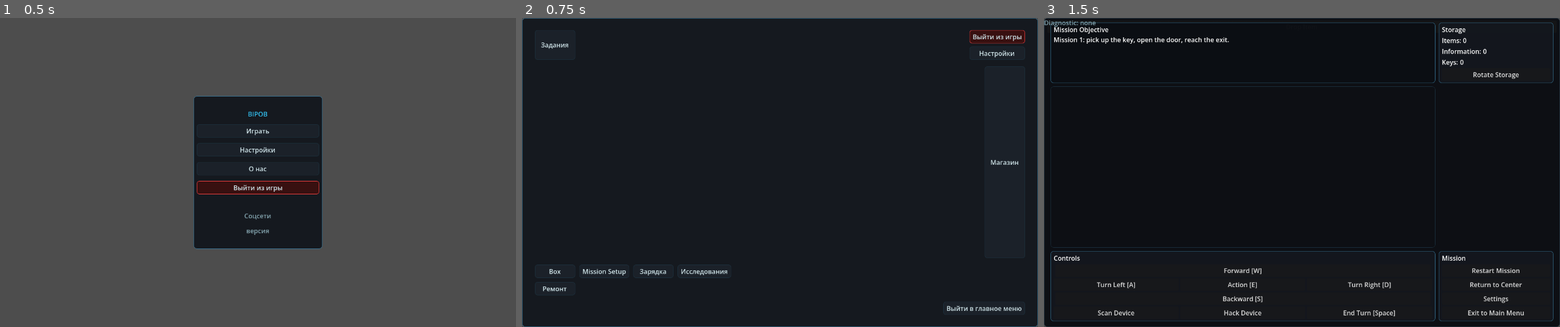
Above: before the commit, frames 1-3 (left to right).
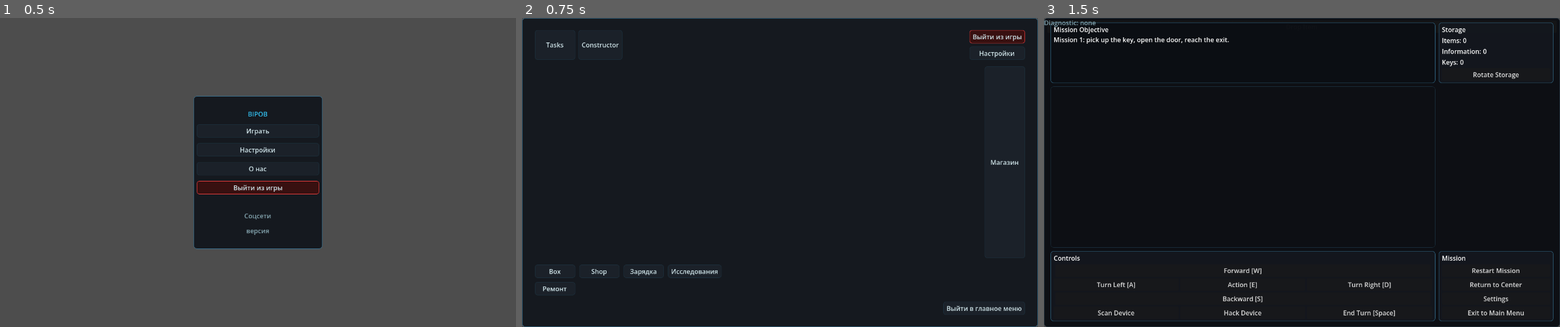
Above: after the commit, the same moments.

Repository: JUSTConnect/bibop
Game: Godot game, scene res://scenes/main.tscn
Two runs of this game, one before a commit and one after it. Both use one fixed random seed, a clock stepped at 60 frames per second and the inputs below.
Inputs:
- Up to frame 1 (0.5 s): no input
- Up to frame 2 (0.75 s): click "Играть" at 0.5 s
- Up to frame 3 (1.5 s): click "Задания" (after the commit: "Tasks") at 1.25 s

Frame 1 is identical in both runs. In frame 2, 0.4% of the frame differs, in the area x 3-41%, y 7-85%; in frame 3, nothing differs.

Commit message:
Separate mission constructor screen from box flow

Diff:
--- a/scripts/ui/game_ui.gd
+++ b/scripts/ui/game_ui.gd
@@ -112,6 +112,7 @@
 	CENTER,
 	GAMEPLAY,
 	BOX_CONSTRUCTOR,
+	MISSION_CONSTRUCTOR,
 	SETTINGS_PLACEHOLDER,
 	ABOUT_PLACEHOLDER,
 	SHOP_PLACEHOLDER,
@@ -125,6 +126,7 @@
 
 var main_menu_root: Control
 var center_menu_root: Control
+var mission_constructor_root: Control
 var placeholder_menu_root: Control
 var placeholder_title_label: Label
 var placeholder_body_label: Label
@@ -3465,12 +3467,15 @@
 func _create_app_menu_roots() -> void:
 	main_menu_root = _build_fullscreen_root("MainMenuRoot")
 	center_menu_root = _build_fullscreen_root("CenterMenuRoot")
+	mission_constructor_root = _build_fullscreen_root("MissionConstructorRoot")
 	placeholder_menu_root = _build_fullscreen_root("PlaceholderMenuRoot")
 	add_child(main_menu_root)
 	add_child(center_menu_root)
+	add_child(mission_constructor_root)
 	add_child(placeholder_menu_root)
 	_build_main_menu_layout()
 	_build_center_menu_layout()
+	_build_mission_constructor_screen()
 	_build_placeholder_layout()
 
 func _build_fullscreen_root(node_name: String) -> Control:
@@ -3490,6 +3495,8 @@
 		center_menu_root.visible = false
 	if placeholder_menu_root != null:
 		placeholder_menu_root.visible = false
+	if mission_constructor_root != null:
+		mission_constructor_root.visible = false
 	if box_screen != null:
 		box_screen.visible = false
 
@@ -3560,6 +3567,15 @@
 	_set_gameplay_visible(false)
 	show_box_screen()
 	set_box_menu_mode_external()
+
+func show_mission_constructor_screen() -> void:
+	app_screen_mode = AppScreenMode.MISSION_CONSTRUCTOR
+	box_opened_from_center = false
+	_hide_all_app_screens()
+	_set_gameplay_visible(false)
+	_build_mission_constructor_screen()
+	if mission_constructor_root != null:
+		mission_constructor_root.visible = true
 
 func charge_bipob_from_center() -> void:
 	if bipob == null:
@@ -4922,7 +4938,8 @@
 	var top_row := HBoxContainer.new()
 	top_row.add_theme_constant_override("separation", 8)
 	root.add_child(top_row)
-	top_row.add_child(_create_menu_button("Задания", Callable(self, "_on_center_tasks_pressed"), Vector2(170, 36)))
+	top_row.add_child(_create_menu_button("Tasks", Callable(self, "_on_center_tasks_pressed"), Vector2(170, 36)))
+	top_row.add_child(_create_menu_button("Constructor", Callable(self, "_on_center_constructor_pressed"), Vector2(170, 36)))
 	var top_spacer := Control.new()
 	top_spacer.size_flags_horizontal = Control.SIZE_EXPAND_FILL
 	top_row.add_child(top_spacer)
@@ -4947,7 +4964,7 @@
 	bottom_grid.add_theme_constant_override("v_separation", 10)
 	root.add_child(bottom_grid)
 	bottom_grid.add_child(_create_menu_button("Box", Callable(self, "_on_center_box_pressed"), Vector2(150, 54)))
-	bottom_grid.add_child(_create_menu_button("Mission Setup", Callable(self, "_on_center_mission_setup_pressed"), Vector2(150, 54)))
+	bottom_grid.add_child(_create_menu_button("Shop", Callable(self, "_on_center_shop_pressed"), Vector2(150, 54)))
 	bottom_grid.add_child(_create_menu_button("Зарядка", Callable(self, "_on_center_charge_pressed"), Vector2(150, 54)))
 	bottom_grid.add_child(_create_menu_button("Исследования", Callable(self, "_on_center_research_pressed"), Vector2(150, 54)))
 	bottom_grid.add_child(_create_menu_button("Ремонт", Callable(self, "_on_center_repair_pressed"), Vector2(150, 54)))
@@ -4958,6 +4975,55 @@
 	back_spacer.size_flags_horizontal = Control.SIZE_EXPAND_FILL
 	back_row.add_child(back_spacer)
 	back_row.add_child(_create_menu_button("Выйти в главное меню", Callable(self, "_on_center_main_menu_pressed"), Vector2(220, 36)))
+
+func _build_mission_constructor_screen() -> void:
+	if mission_constructor_root == null:
+		return
+	for child in mission_constructor_root.get_children():
+		child.queue_free()
+
+	var background := PanelContainer.new()
+	background.set_anchors_preset(Control.PRESET_FULL_RECT)
+	_apply_panel_style(background, true)
+	mission_constructor_root.add_child(background)
+
+	var margin := MarginContainer.new()
+	margin.set_anchors_preset(Control.PRESET_FULL_RECT)
+	margin.add_theme_constant_override("margin_left", 24)
+	margin.add_theme_constant_override("margin_right", 24)
+	margin.add_theme_constant_override("margin_top", 24)
+	margin.add_theme_constant_override("margin_bottom", 24)
+	background.add_child(margin)
+
+	var content := VBoxContainer.new()
+	content.size_flags_horizontal = Control.SIZE_EXPAND_FILL
+	content.size_flags_vertical = Control.SIZE_EXPAND_FILL
+	content.add_theme_constant_override("separation", 12)
+	margin.add_child(content)
+
+	var title := Label.new()
+	title.text = "Constructor — Mission"
+	_apply_label_style(title, false, true)
+	content.add_child(title)
+
+	var body := Label.new()
+	body.text = get_box_mission_menu_text()
+	_apply_label_style(body)
+	body.size_flags_vertical = Control.SIZE_EXPAND_FILL
+	body.autowrap_mode = TextServer.AUTOWRAP_WORD_SMART
+	content.add_child(body)
+
+	var actions := HBoxContainer.new()
+	actions.add_theme_constant_override("separation", 8)
+	content.add_child(actions)
+	actions.add_child(_create_menu_button("Charge", Callable(self, "_on_charge_button_pressed"), Vector2(140, 34)))
+	actions.add_child(_create_menu_button("Warnings", Callable(self, "_on_constructor_warnings_button_pressed"), Vector2(140, 34)))
+	actions.add_child(_create_menu_button("Start", Callable(self, "_on_start_mission_button_pressed"), Vector2(140, 34)))
+	actions.add_child(_create_menu_button("Restart", Callable(self, "_on_restart_mission_button_pressed"), Vector2(140, 34)))
+	var spacer := Control.new()
+	spacer.size_flags_horizontal = Control.SIZE_EXPAND_FILL
+	actions.add_child(spacer)
+	actions.add_child(_create_menu_button("Back", Callable(self, "show_center_screen"), Vector2(140, 34)))
 
 func _build_placeholder_layout() -> void:
 	var margin := MarginContainer.new()
@@ -5007,8 +5073,8 @@
 	start_gameplay_from_center()
 func _on_center_box_pressed() -> void:
 	show_box_constructor_from_center()
-func _on_center_mission_setup_pressed() -> void:
-	show_placeholder_screen("Mission Setup", "This section will be added later.")
+func _on_center_constructor_pressed() -> void:
+	show_mission_constructor_screen()
 func _on_center_charge_pressed() -> void:
 	charge_bipob_from_center()
 func _on_center_research_pressed() -> void:
@@ -5094,17 +5160,7 @@
 	update_box_status()
 
 func _on_return_to_box_button_pressed() -> void:
-	if bipob == null:
-		return
-	if box_opened_from_center or app_screen_mode == AppScreenMode.BOX_CONSTRUCTOR:
-		show_center_screen()
-		return
-	bipob.return_to_box()
-	if box_screen != null and not box_screen.visible:
-		show_box_screen()
-	update_status()
-	update_box_status()
-	update_diagnostic_status()
+	show_center_screen()
 
 func _on_runtime_return_to_center_pressed() -> void:
 	show_center_screen()
